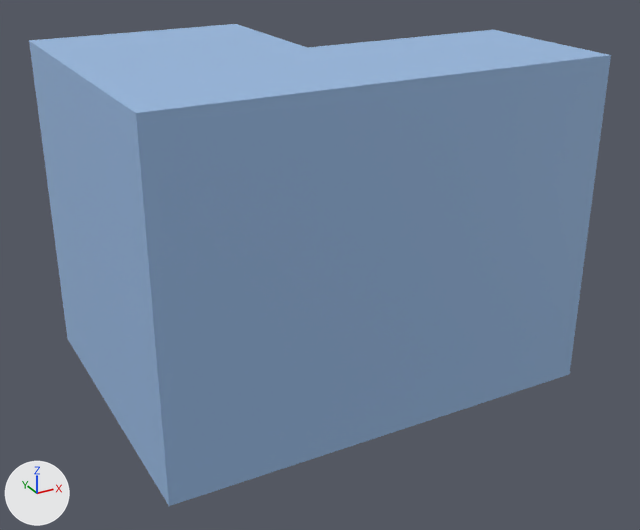
Two versions of the glTF model orthographic/assets/models/step.glb, one commit apart.
Both versions are drawn from a 50 mm camera at (-72.1, -135.4, 56.8) aimed at (0.0, -4.4, -8.7). Every picture has the same lights, and +X, +Y and +Z are marked at lower left. The first picture is the older version. Vertices at exactly the same position are counted once.

The first picture shows 'step'.
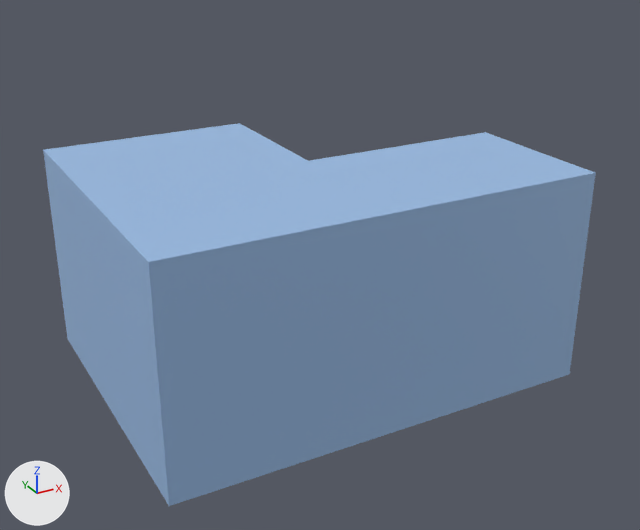
The newer file is also turned or shifted as a whole; pictures and numbers use the older file's frame.

Pixel boxes (x1, y1, x2, y2) of what changed, in the pictures (640 x 530 px):
'step', reshaped (20% shorter): before (29, 24, 611, 506); after (43, 123, 596, 506)

Diff of the bpy script that builds the scene:
```diff
--- a/orthographic/assets/models/step.glb.py
+++ b/orthographic/assets/models/step.glb.py
@@ me_step @@
 # used by ob_step; location = (0.0, 0.0, 0.0)
-me_step.from_pydata(...)  # 12 vertices, 20 faces; spans x -40.0..40.0, y -30.0..30.0, z -30.0..30.0
+me_step.from_pydata(...)  # 12 vertices, 20 faces; spans x -40.0..40.0, y -30.0..30.0, z -30.0..10.0
+# me_step part 1
+# 6 vertices are removed from x -40.0..40.0, y -30.0..30.0, z 30.0
+# 18 faces are deleted
+# 6 new vertices lie (0.0, 0.0, 40.0) away from vertices in x -40.0..40.0, y -30.0..30.0, z -30.0
+# 18 new faces join them
 me_step.materials.append(mat_solid)
```
